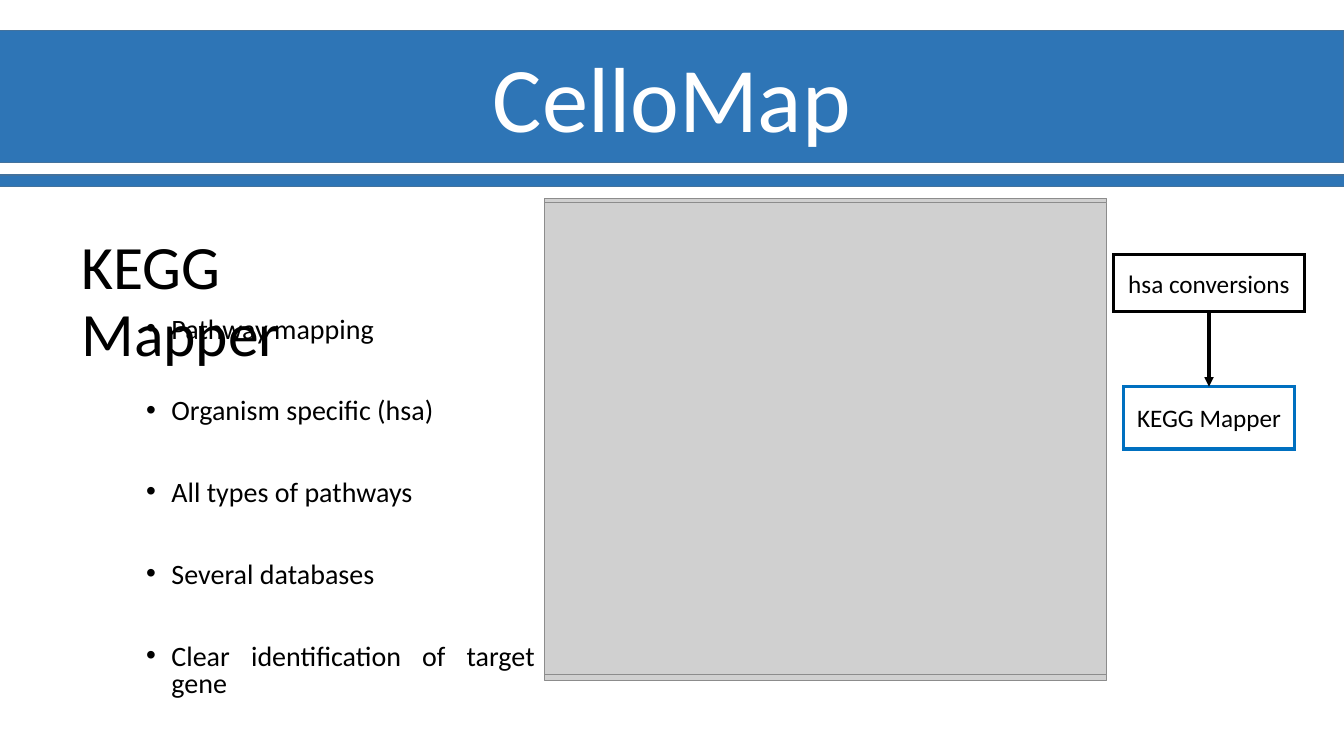
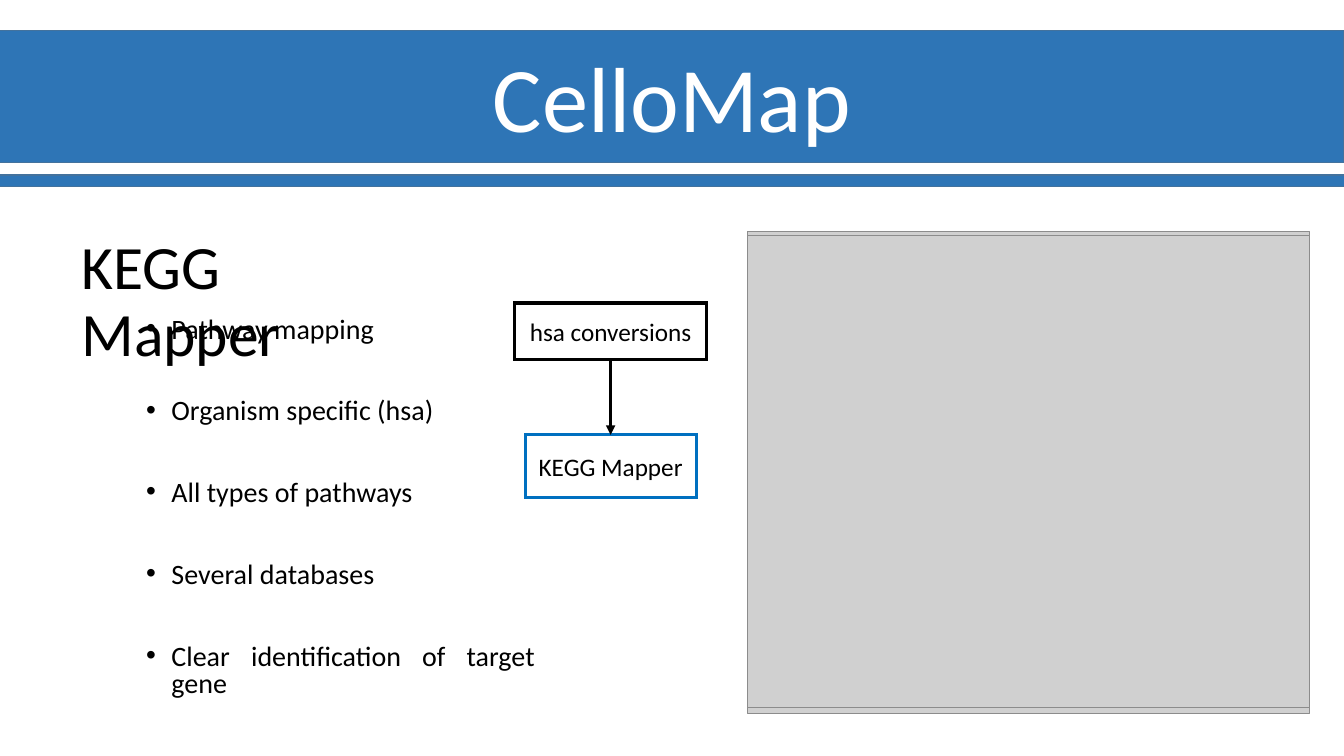
Before and after one commit to Ylefol/projet-INSERM_V5, a slide deck: slide 18 of Slides/Soutenance_Final.pptx (slide 17 before the commit). Drawn at 1344x756 pixels with LibreOffice and Linux fonts; fonts in the diff are those of the drawing; grey boxes stand for pictures; background and template pictures are left out. Boxes give left, top, right and bottom in pixels: in the first picture for what was removed or moved away, otherwise in the second. Text is boxed around its words. In the diff, an @@ line names an element or a change of style, - is before the commit and + after.

```diff
--- a/Slides/Soutenance_Final.pptx
+++ b/Slides/Soutenance_Final.pptx
@@ picture: place and size @@
-picture at <box>545,198,1108,681</box>
+picture at <box>748,231,1311,714</box>
@@ picture: place and size @@
-picture at <box>545,203,1108,676</box>
+picture at <box>748,236,1311,709</box>
@@ 2 rectangles, 1 elbow arrow: place and size @@
-2 rectangles, 1 elbow arrow at <box>1113,255,1305,450</box>
+2 rectangles, 1 elbow arrow at <box>515,303,707,497</box>
```
Also in this commit, not shown: 7 other slides changed, 1 slide added.
